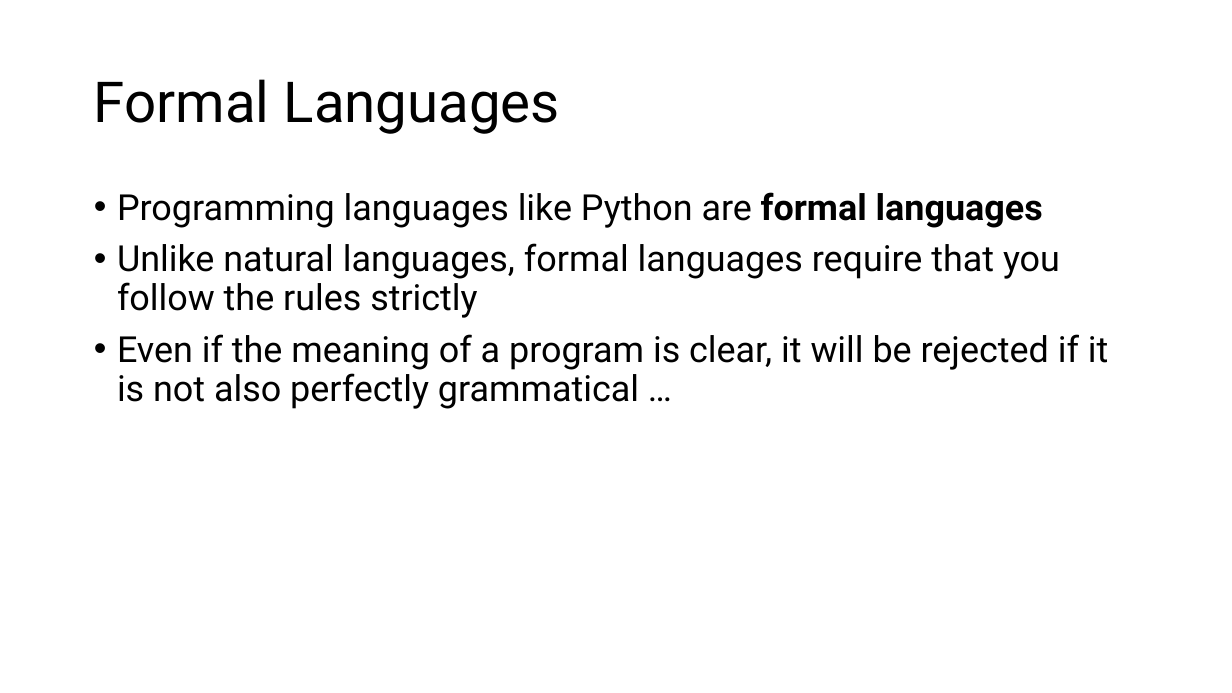
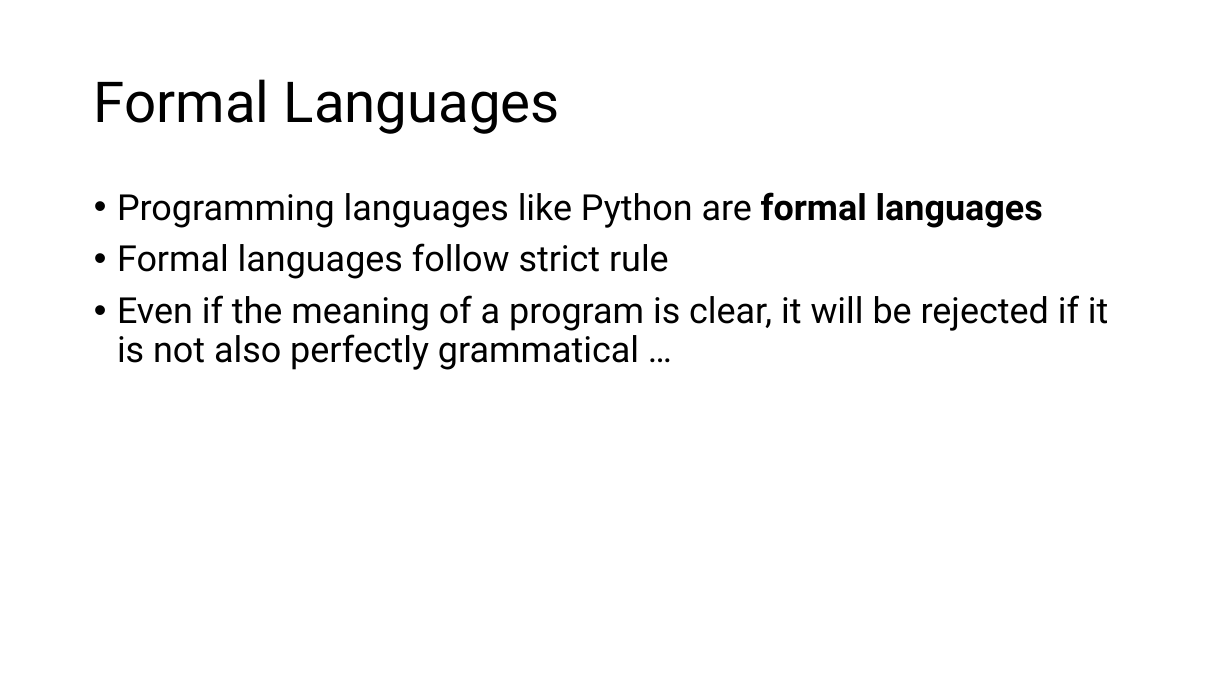
Before and after one commit to tjd1234/cmpt120spring2026, a slide deck: slide 4 of lecture_notes/chapter1/chapter1.pptx. Drawn at 1232x693 pixels with LibreOffice and Linux fonts; fonts in the diff are those of the drawing. Boxes give left, top, right and bottom in pixels: in the first picture for what was removed or moved away, otherwise in the second. Text is boxed around its words. In the diff, an @@ line names an element or a change of style, - is before the commit and + after.

Commit message:
added lecture 3 slides

```diff
--- a/lecture_notes/chapter1/chapter1.pptx
+++ b/lecture_notes/chapter1/chapter1.pptx
@@ text at [117, 243, 669, 279]: text changed @@
-• Unlike natural languages, formal languages require that you follow the rules strictly
+• Formal languages follow strict rule
```
Also in this commit, not shown: 9 other files.
